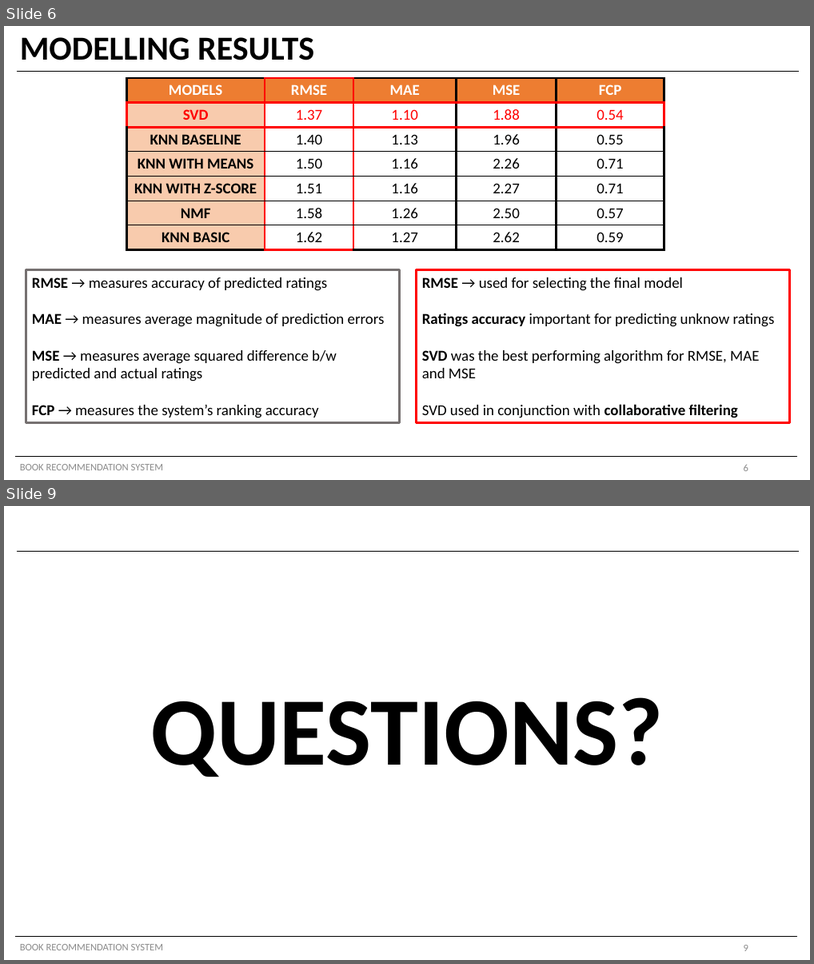
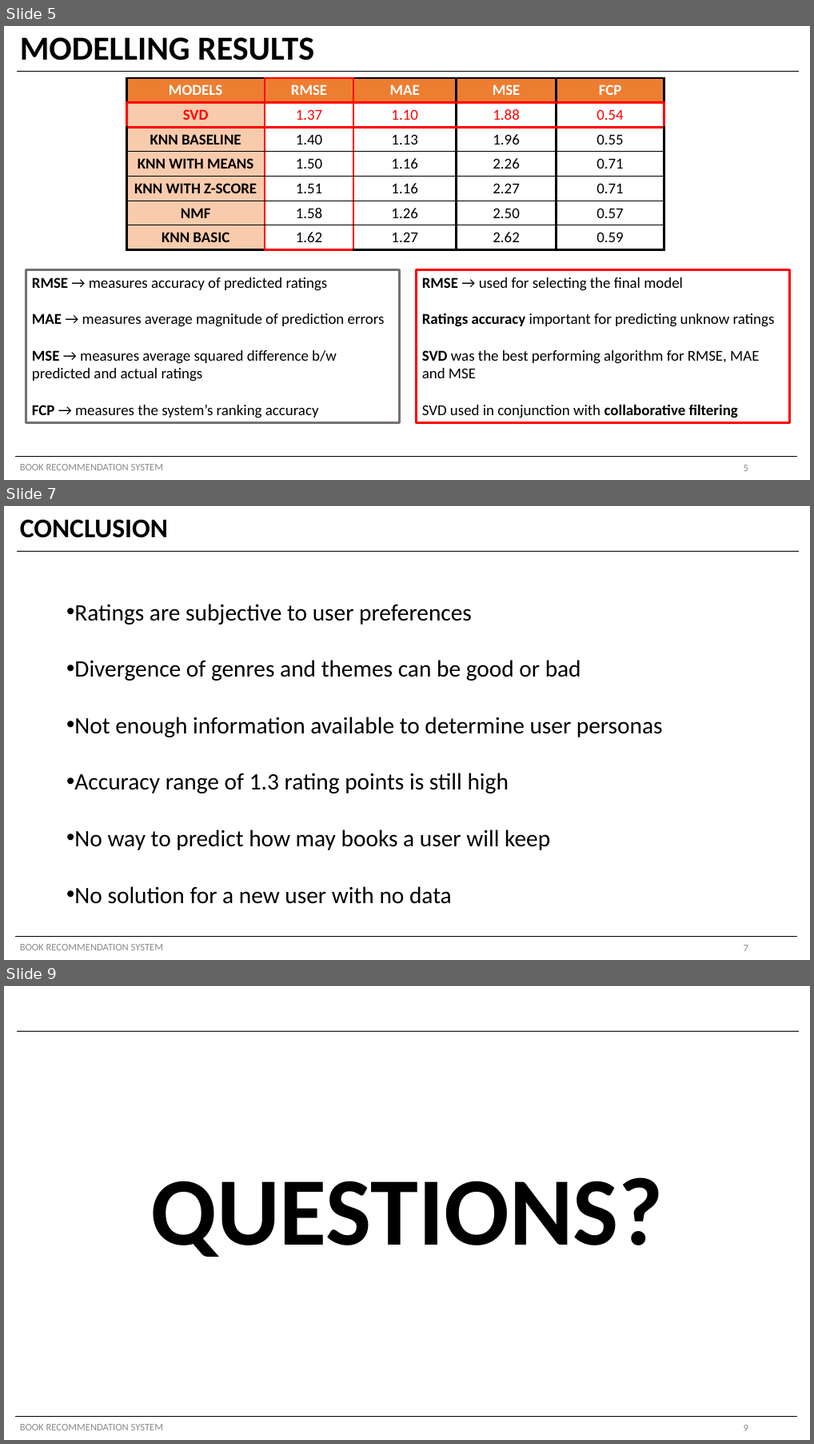
Before and after one commit to shayanabdulkarimkhan/book-recommendation-system, a slide deck: Stakeholder_Presentation.pptx. Shown one above the other, each under a label of ours: slides 6 and 9 before the commit, slides 5, 7 and 9 after it; the slides between them are not shown. The pictures are 814x964 and 814x1444 pixels, drawn with LibreOffice and Linux fonts; fonts in the diff are those of the drawing. Boxes give left, top, right and bottom in pixels: in the first picture for what was removed or moved away, otherwise in the second. Text is boxed around its words. In the diff, an @@ line names an element or a change of style, - is before the commit and + after.

```diff
--- a/Stakeholder_Presentation.pptx
+++ b/Stakeholder_Presentation.pptx
@@ slide 7 added at [4, 506, 810, 960], background #FFFFFF @@
@@ title added at [20, 520, 168, 538], 32 pt, text #000000, bold @@
+CONCLUSION
@@ line added from (17, 552) to (799, 552), #000000 0.5 pt @@
@@ text added at [74, 604, 663, 904], 28 pt, text #000000 @@
+• Ratings are subjective to user preferences
+• Divergence of genres and themes can be good or bad
+• Not enough information available to determine user personas
+• Accuracy range of 1.3 rating points is still high
+• No way to predict how may books a user will keep
+• No solution for a new user with no data
@@ line added from (15, 936) to (798, 936), #000000 0.5 pt @@
@@ text added at [20, 944, 163, 950], 12 pt, text #8C8C8C @@
+BOOK RECOMMENDATION SYSTEM
@@ page number added at [744, 944, 749, 951], 12 pt, text #8C8C8C @@
+7
@@ what was slide 6 is now slide 5 @@
```
Also in this commit, not shown: 2 slides changed.
